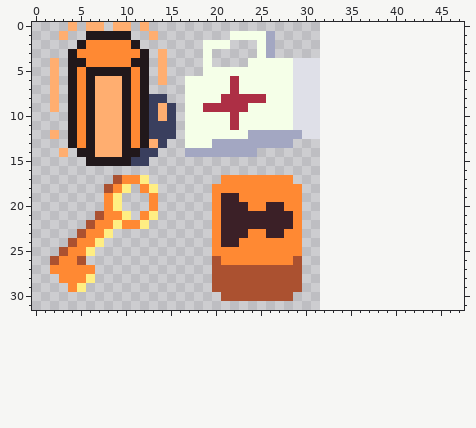
Pixel-art file -- Concept/propts.aseprite. That is the earlier state.
32x32 pixels, 1 frame. The old version is drawn lined up with the new one, on the new canvas.
Once edited:
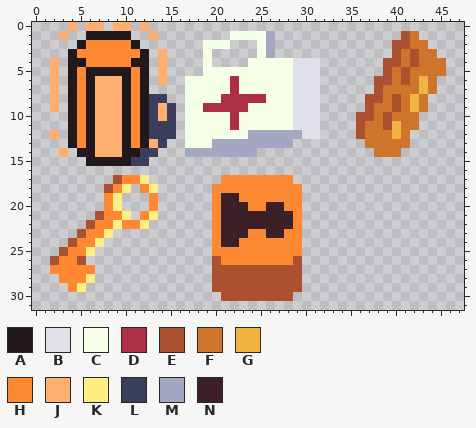
Palette (. is transparent): A #21181b  B #dfe0e8  C #f5ffe8  D #ad2f45  E #ab5130  F #cf752b  G #f0b541  H #ff8933  J #ffae70  K #ffee83  L #3a3f5e  M #a3a7c2  N #3b2027
Log entry: Collectable shadow animation
Change:
canvas 32x32 -> 48x32
y 1: x 41..42 .. -> EF
y 2: x 40..43 .... -> EEFF
y 3: x 40..44 ..... -> EFEFF
y 4: x 39..45 ....... -> EEFEFFF
y 5: x 39..45 ....... -> EFEFFFF
y 6: x 38..44 ....... -> EEFEFGF
y 7: x 38..44 ....... -> EFFFFGF
y 8: x 37..43 ....... -> EEFEFGF
y 9: x 37..43 ....... -> EFFEFGF
y 10: x 36..42 ....... -> EEFEFFF
y 11: x 36..42 ....... -> EFFEGFF
y 12: x 36..41 ...... -> EFFFGF
y 13: x 37..41 ..... -> FFFFF
y 14: x 38..40 ... -> FFF
Boxes around the changes in both pictures, in picture pixels (x1, y1, x2, y2):
added: (356, 31, 446, 157)
